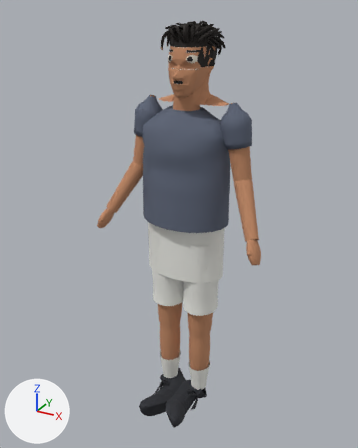
What one commit did to the glTF model apps/showcase-aura-hoops-3d/public/aura-assets/hoopsAthleteGuardKit.5c0f9a76.glb.
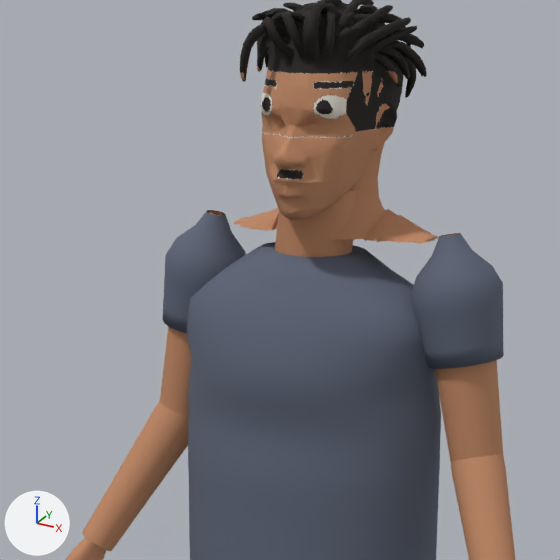
There are two pictures of each version: one whole from a 50 mm camera at (0.962, -1.855, 1.003) aimed at (-0.037, -0.039, 0.095), one close up on the part from 22% to 76% of the width and 5% to 48% of the height. The lights are fixed; the arrows at lower left show +X, +Y and +Z. The first two pictures are the older version. Vertices at exactly the same position are counted once.

In view in the first close-up: 'CharacterMesh'.
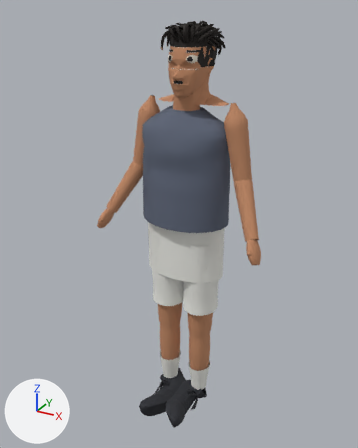
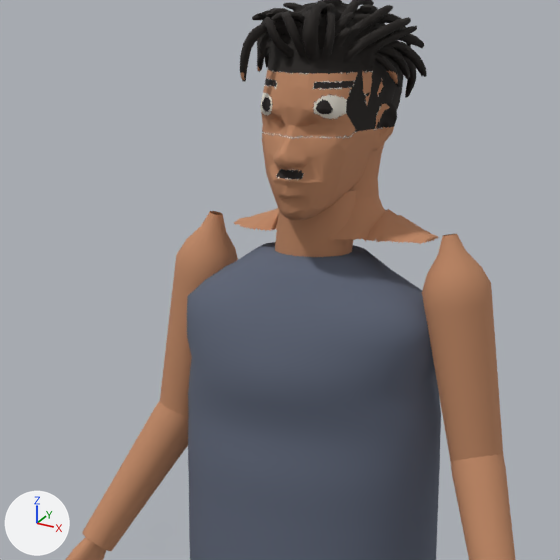
Edits to the bpy script that builds the scene:
```text
Change me_mesh_0:
    used by ob_charactermesh; location = (0.0, 0.0, 0.0)
    remove me_mesh_0.from_pydata(...)  # 17959 vertices, 34153 faces; spans x -0.4..0.4, y -0.29..0.15, z -0.95..0.95
    add me_mesh_0.from_pydata(...)  # 17637 vertices, 33553 faces; spans x -0.4..0.4, y -0.29..0.15, z -0.95..0.95
    me_mesh_0 part 1: the loose piece of 161 vertices spanning x 0.14..0.27, y -0.07..0.06, z 0.47..0.65 is deleted
    me_mesh_0 part 2
    161 vertices are removed from x -0.28..-0.14, y -0.07..0.06, z 0.47..0.65
    306 faces are deleted
    6 new faces join them, mat_hoopsathleteguardkit_kit (picture img_hoopsathleteguardclean_palette)
```

Changed parts and their boxes [x1, y1, x2, y2] in the close-ups (560 x 560 px):
part 1 of me_mesh_0, deleted (blue)
    before: [411, 233, 504, 369]
part 2 of me_mesh_0, cut back (blue)
    before: [162, 210, 246, 334]
